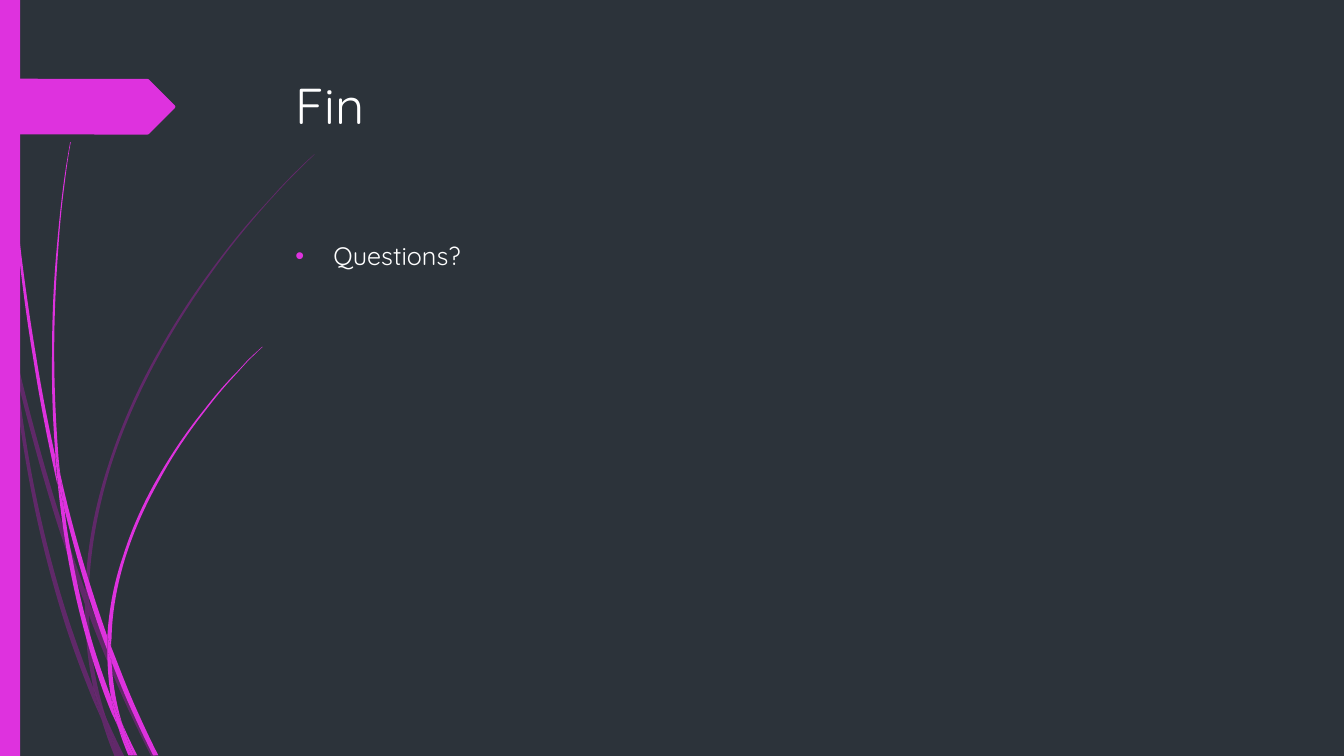
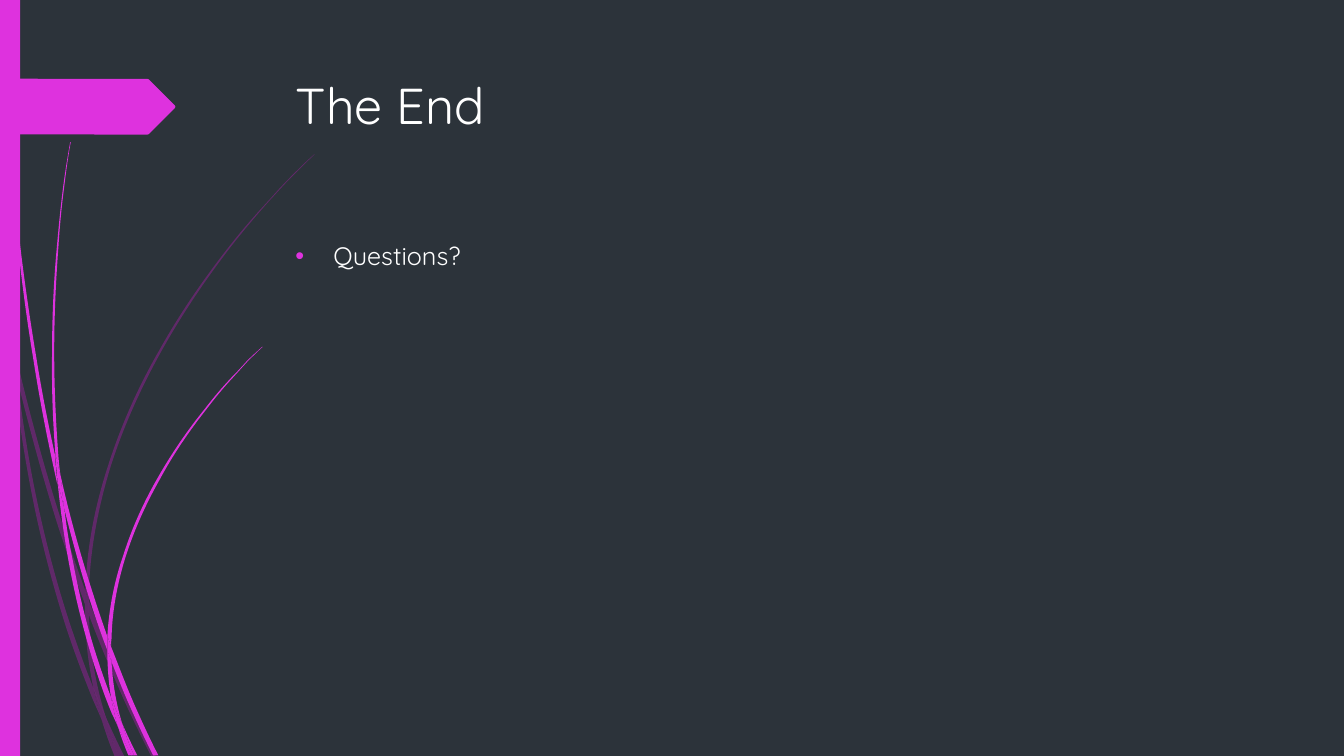
Before and after one commit to x-mizu/CM-and-AI-Coursework-2, a slide deck: slide 10 of Presentation/Presentation Group 14.pptx. Drawn at 1344x756 pixels with LibreOffice and Linux fonts; fonts in the diff are those of the drawing. Boxes give left, top, right and bottom in pixels: in the first picture for what was removed or moved away, otherwise in the second. Text is boxed around its words. In the diff, an @@ line names an element or a change of style, - is before the commit and + after.

```diff
--- a/Presentation/Presentation Group 14.pptx
+++ b/Presentation/Presentation Group 14.pptx
@@ title at box(296, 86, 485, 125): text changed @@
-Fin
+The End
```
Also in this commit, not shown: 2 other slides changed.
